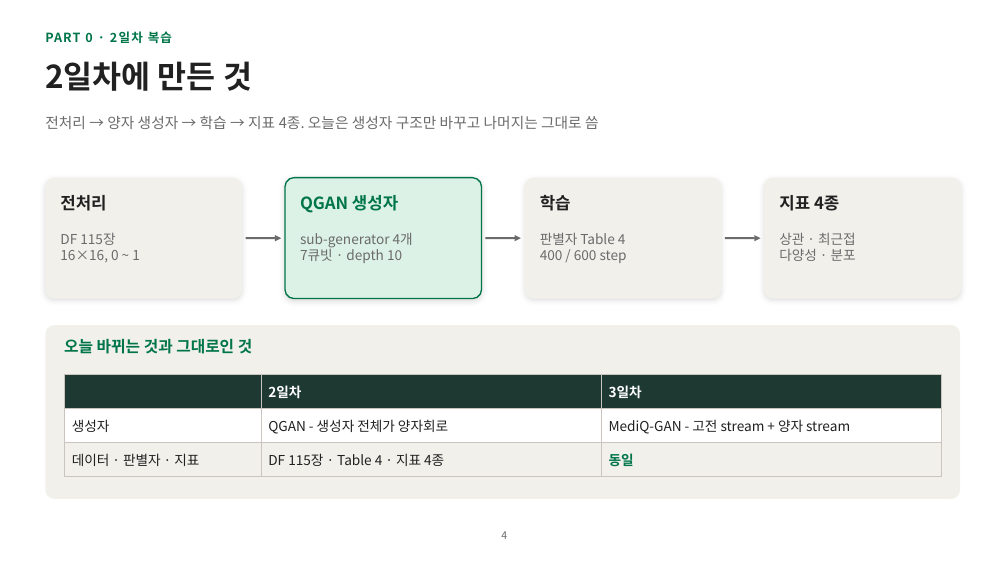
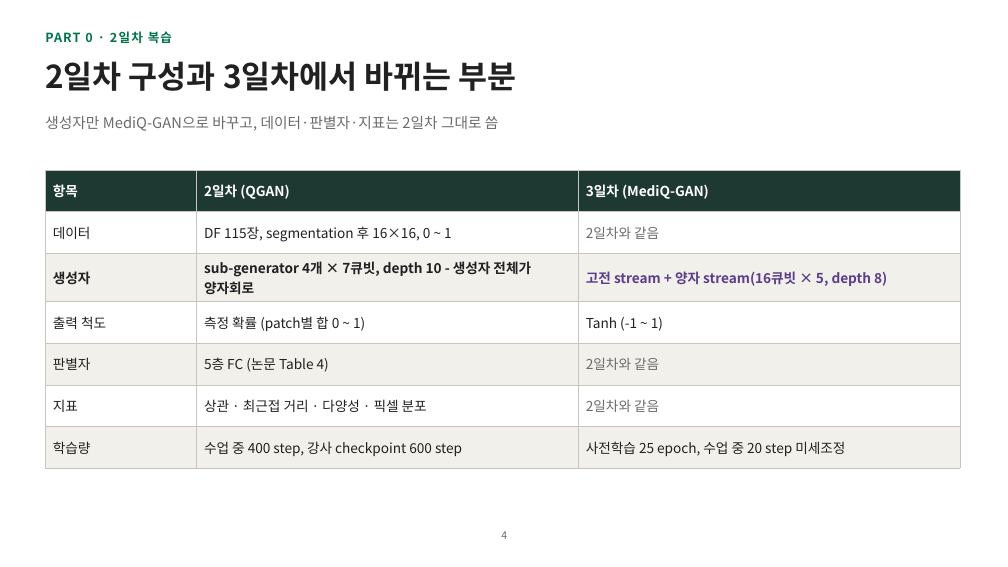
Before and after one commit to hyunhp/skin_disease_qml, a slide deck: slide 4 of practice/day3_slides/day3_practice_slides.pptx. Drawn at 1008x567 pixels with LibreOffice and Linux fonts; fonts in the diff are those of the drawing. Boxes give left, top, right and bottom in pixels: in the first picture for what was removed or moved away, otherwise in the second. Text is boxed around its words. In the diff, an @@ line names an element or a change of style, - is before the commit and + after.

```diff
--- a/practice/day3_slides/day3_practice_slides.pptx
+++ b/practice/day3_slides/day3_practice_slides.pptx
@@ title at [45, 61, 517, 91]: text changed @@
-2일차에 만든 것
+2일차 구성과 3일차에서 바뀌는 부분
@@ text at [45, 116, 499, 131]: text changed @@
-전처리 → 양자 생성자 → 학습 → 지표 4종. 오늘은 생성자 구조만 바꾸고 나머지는 그대로 씀
+생성자만 MediQ-GAN으로 바꾸고, 데이터·판별자·지표는 2일차 그대로 씀
@@ table at [45, 170, 960, 460] @@
-row 1:  | 2일차 | 3일차
-row 2: 생성자 | QGAN - 생성자 전체가 양자회로 | MediQ-GAN - 고전 stream + 양자 stream
-row 3: 데이터 · 판별자 · 지표 | DF 115장 · Table 4 · 지표 4종 | 동일
+row 1: 항목 | 2일차 (QGAN) | 3일차 (MediQ-GAN)
+row 2: 데이터 | DF 115장, segmentation 후 16×16, 0 ~ 1 | 2일차와 같음
+row 3: 생성자 | sub-generator 4개 × 7큐빗, depth 10 - 생성자 전체가 양자회로 | 고전 stream + 양자 stream(16큐빗 × 5, depth 8)
+row 4: 출력 척도 | 측정 확률 (patch별 합 0 ~ 1) | Tanh (-1 ~ 1)
+row 5: 판별자 | 5층 FC (논문 Table 4) | 2일차와 같음
+row 6: 지표 | 상관 · 최근접 거리 · 다양성 · 픽셀 분포 | 2일차와 같음
+row 7: 학습량 | 수업 중 400 step, 강사 checkpoint 600 step | 사전학습 25 epoch, 수업 중 20 step 미세조정
@@ table: place and size @@
-table at [64, 374, 941, 470]
+table at [45, 170, 960, 460]
@@ rounded rectangle removed at [45, 178, 242, 299] @@
@@ rounded rectangle removed at [285, 178, 482, 299] @@
@@ rounded rectangle removed at [525, 178, 721, 299] @@
@@ rounded rectangle removed at [765, 178, 961, 299] @@
@@ text removed at [60, 195, 106, 211] @@
-전처리
@@ text removed at [300, 195, 398, 213] @@
-QGAN 생성자
@@ text removed at [540, 195, 571, 211] @@
-학습
@@ text removed at [779, 195, 839, 211] @@
-지표 4종
@@ text removed at [60, 233, 140, 263] @@
-DF 115장
-16×16, 0 ~ 1
@@ arrow removed from (246, 238) to (281, 238) @@
@@ text removed at [300, 233, 413, 263] @@
-sub-generator 4개
-7큐빗 · depth 10
@@ arrow removed from (485, 238) to (521, 238) @@
@@ text removed at [540, 233, 627, 263] @@
-판별자 Table 4
-400 / 600 step
@@ arrow removed from (725, 238) to (761, 238) @@
@@ text removed at [779, 233, 856, 261] @@
-상관 · 최근접
-다양성 · 분포
@@ rounded rectangle removed at [45, 325, 960, 499] @@
@@ text removed at [64, 338, 252, 354] @@
-오늘 바뀌는 것과 그대로인 것
```
Also in this commit, not shown: 20 other slides changed, 3 other files.
